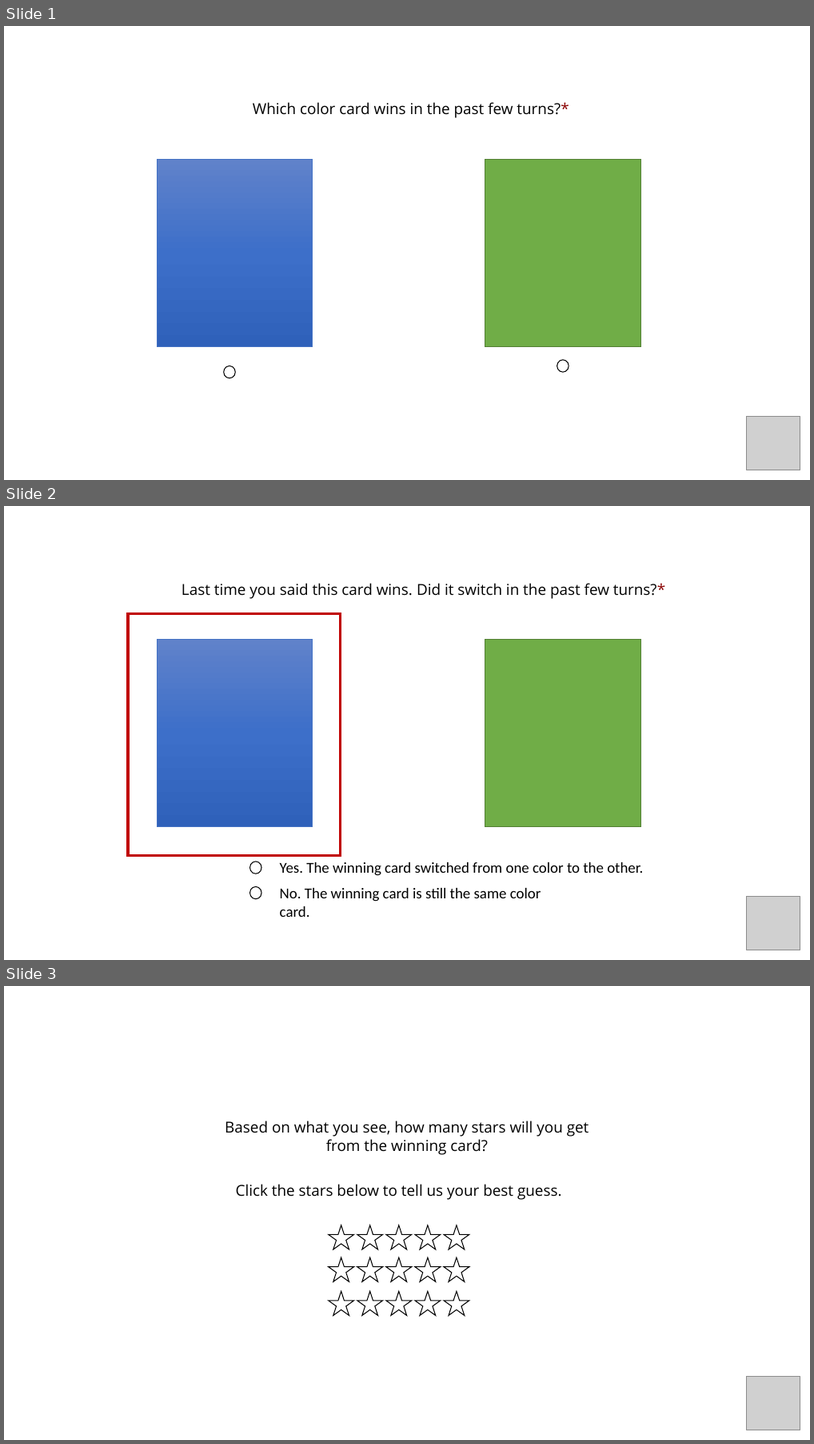
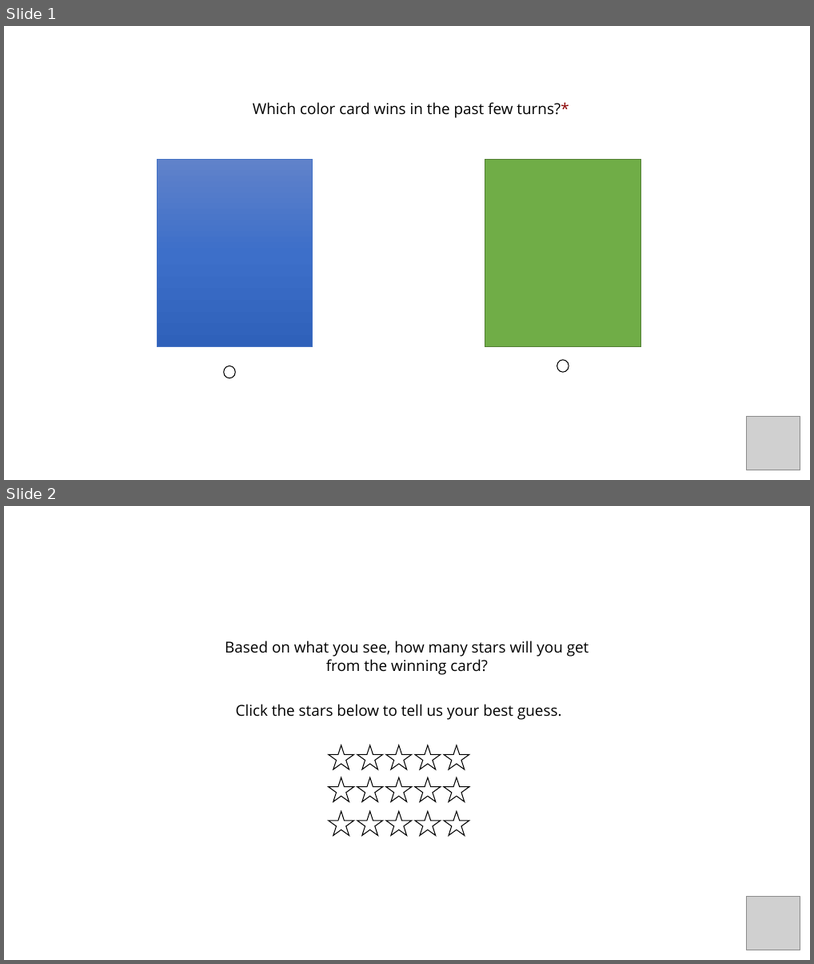
Before and after one commit to LillianXu2019/LUX-RL, a slide deck: images/instructions/manipulation_question_inst_v2.pptx. Shown one above the other, each under a label of ours: slides 1, 2 and 3 before the commit, slides 1 and 2 after it. The pictures are 814x1444 and 814x964 pixels, drawn with LibreOffice and Linux fonts; fonts in the diff are those of the drawing; grey boxes stand for pictures. Boxes give left, top, right and bottom in pixels: in the first picture for what was removed or moved away, otherwise in the second. Text is boxed around its words. In the diff, an @@ line names an element or a change of style, - is before the commit and + after.

```diff
--- a/images/instructions/manipulation_question_inst_v2.pptx
+++ b/images/instructions/manipulation_question_inst_v2.pptx
@@ slide 2 removed at [4,506,810,960], background #FFFFFF @@
@@ text removed at [182,583,666,599] @@
-Last time you said this card wins. Did it switch in the past few turns?*
@@ rectangle removed at [128,614,340,855] @@
@@ rectangle removed at [157,639,313,827] @@
@@ rectangle removed at [486,639,642,827] @@
@@ group removed at [250,861,643,901]: 2 ellipses, 2 texts @@
-Yes. The winning card switched from one color to the other.
-No. The winning card is still the same color card.
@@ picture removed at [747,896,801,949] @@
@@ what was slide 3 is now slide 2 @@
```
Also in this commit, not shown: 2 other files.
